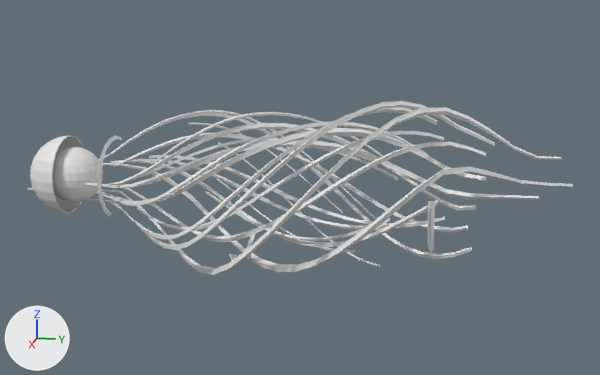
An edit to the OBJ model Assets/Models/UpperArm/bras_0006.obj, drawn before and after from the same camera.
Before and after are seen from a 50 mm lens placed at (1.3, 0.301, 0.321), pointed at (0.01, 0.043, -0.001). Arrows for +X, +Y and +Z are at lower left; the lights stay in place. Where no turn or scale is listed for an object, it has been applied to the vertices. Vertices at the same position are counted once.

Before the edit, the objects in view are built like this:
```python
me_bras_0006 = bpy.data.meshes.new('bras_0006')
me_bras_0006.from_pydata(...)  # 2687 vertices, 2743 faces; spans x -0.13..0.163, y -0.437..0.461, z -0.144..0.144
ob_bras_0006 = bpy.data.objects.new('bras_0006', me_bras_0006)
ob_bras_0006.location = (0.0, 0.0, 0.0)
```
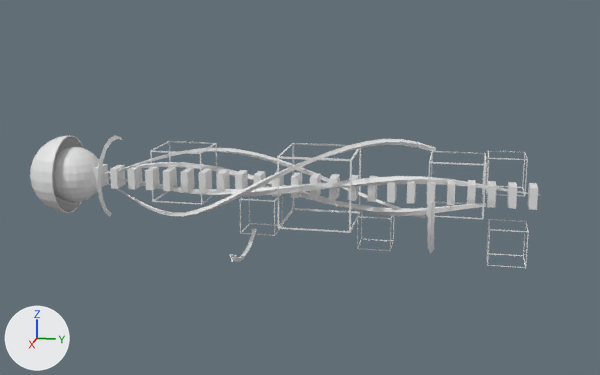
What changed in the scene script:
```text
Change me_bras_0006:
    remove me_bras_0006.from_pydata(...)  # 2687 vertices, 2743 faces; spans x -0.13..0.163, y -0.437..0.461, z -0.144..0.144
    add me_bras_0006.from_pydata(...)  # 1347 vertices, 1268 faces; spans x -0.132..0.1, y -0.437..0.421, z -0.131..0.083
    me_bras_0006 part 1: a new loose piece, a box spanning x -0.017..0.017, y -0.314..-0.302, z -0.017..0.017
    me_bras_0006 part 2: a new loose piece, a box spanning x -0.017..0.017, y -0.283..-0.271, z -0.017..0.017
    me_bras_0006 part 3: a new loose piece, a box spanning x -0.017..0.017, y -0.251..-0.239, z -0.017..0.017
    me_bras_0006 part 4: a new loose piece, a box spanning x -0.017..0.017, y -0.22..-0.208, z -0.017..0.017
    me_bras_0006 part 5: a new loose piece, a box spanning x -0.017..0.017, y -0.189..-0.177, z -0.017..0.017
    me_bras_0006 part 6: a new loose piece, a box spanning x -0.017..0.017, y -0.158..-0.146, z -0.017..0.017
    me_bras_0006 part 7: a new loose piece, a box spanning x -0.017..0.017, y -0.127..-0.115, z -0.017..0.017
    me_bras_0006 part 8: a new loose piece, a box spanning x -0.017..0.017, y -0.096..-0.084, z -0.017..0.017
    me_bras_0006 part 9: a new loose piece, a box spanning x -0.017..0.017, y -0.064..-0.052, z -0.017..0.017
    me_bras_0006 part 10: a new loose piece, a box spanning x -0.017..0.017, y -0.033..-0.021, z -0.017..0.017
    me_bras_0006 part 11: a new loose piece, a box spanning x -0.017..0.017, y -0.002..0.01, z -0.017..0.017
    me_bras_0006 part 12: a new loose piece, a box spanning x -0.017..0.017, y 0.029..0.041, z -0.017..0.017
    me_bras_0006 part 13: a new loose piece, a box spanning x -0.017..0.017, y 0.06..0.072, z -0.017..0.017
    me_bras_0006 part 14: a new loose piece, a box spanning x -0.017..0.017, y 0.092..0.104, z -0.017..0.017
    me_bras_0006 part 15: a new loose piece, a box spanning x -0.017..0.017, y 0.123..0.135, z -0.017..0.017
    me_bras_0006 part 16: a new loose piece, a box spanning x -0.017..0.017, y 0.154..0.166, z -0.017..0.017
    me_bras_0006 part 17: a new loose piece, a box spanning x -0.017..0.017, y 0.185..0.197, z -0.017..0.017
    me_bras_0006 part 18: a new loose piece, a box spanning x -0.017..0.017, y 0.216..0.228, z -0.017..0.017
    me_bras_0006 part 19: a new loose piece, a box spanning x -0.017..0.017, y 0.247..0.259, z -0.017..0.017
    me_bras_0006 part 20: a new loose piece, a box spanning x -0.017..0.017, y 0.279..0.291, z -0.017..0.017
    me_bras_0006 part 21: a new loose piece, a box spanning x -0.017..0.017, y 0.31..0.322, z -0.017..0.017
    me_bras_0006 part 22: a new loose piece, a box spanning x -0.017..0.017, y 0.341..0.353, z -0.017..0.017
    me_bras_0006 part 23: a new loose piece, a box spanning x -0.017..0.017, y 0.372..0.384, z -0.017..0.017
    me_bras_0006 part 24: a new loose piece, a box spanning x -0.017..0.017, y 0.403..0.415, z -0.017..0.017
    me_bras_0006 part 25: the loose piece of 98 vertices spanning x -0.086..0.03, y -0.272..0.314, z -0.071..0.078 is rebuilt with 98 vertices and now spans x -0.059..0.017, y -0.298..0.245, z -0.05..0.054
    me_bras_0006 part 26: the loose piece of 98 vertices spanning x -0.064..0.041, y -0.29..0.192, z -0.068..0.027 is rebuilt with 98 vertices and now spans x -0.043..0.023, y -0.437..0.339, z -0.043..0.025
    me_bras_0006 part 27: the loose piece of 98 vertices spanning x -0.061..0.136, y -0.353..0.256, z -0.086..0.135 is rebuilt with 98 vertices and now spans x -0.034..0.084, y -0.353..0.256, z -0.052..0.083
    me_bras_0006 part 28: the loose piece of 98 vertices spanning x -0.07..0.059, y -0.416..0.421, z -0.022..0.075 is rebuilt with 98 vertices and now spans x -0.007..0.026, y -0.416..0.421, z -0.023..0.024
    me_bras_0006 part 29: a new loose piece of 32 vertices spanning x -0.017..0.042, y 0.345..0.403, z -0.104..-0.045
    me_bras_0006 part 30: a new loose piece of 32 vertices spanning x -0.021..0.038, y -0.052..0.007, z -0.077..-0.019
    me_bras_0006 part 31: a new loose piece of 32 vertices spanning x -0.047..0.012, y 0.339..0.397, z 0.002..0.06
    me_bras_0006 part 32: a new loose piece of 32 vertices spanning x -0.028..0.058, y 0.251..0.335, z -0.025..0.06
    me_bras_0006 part 33: a new loose piece of 32 vertices spanning x -0.028..0.058, y -0.193..-0.108, z -0.025..0.06
    me_bras_0006 part 34: a new loose piece of 32 vertices spanning x -0.132..-0.073, y 0.127..0.185, z -0.127..-0.069
    me_bras_0006 part 35: a new loose piece of 32 vertices spanning x -0.059..0.059, y 0.016..0.133, z -0.059..0.059
    me_bras_0006 part 36: 1764 vertices removed from x -0.13..0.163, y -0.437..0.461, z -0.144..0.144
```

Where the change shows, as pixel boxes (x1, y1, x2, y2) in the pictures (600 x 375 px):
'bras_0006', reshaped (6% narrower, 23% shorter): before (27, 101, 573, 275); after (30, 135, 541, 268)
part 1 of me_bras_0006, added: after (93, 164, 109, 188)
part 2 of me_bras_0006, added: after (110, 165, 126, 189)
part 3 of me_bras_0006, added: after (127, 167, 142, 190)
part 4 of me_bras_0006, added: after (145, 167, 160, 190)
part 5 of me_bras_0006, added: after (163, 167, 177, 191)
part 6 of me_bras_0006, added: after (180, 168, 195, 192)
part 7 of me_bras_0006, added: after (198, 169, 212, 193)
part 8 of me_bras_0006, added: after (217, 169, 230, 193)
part 9 of me_bras_0006, added: after (235, 170, 248, 190)
part 10 of me_bras_0006, added: after (253, 171, 266, 188)
part 11 of me_bras_0006, added: after (272, 172, 284, 197)
part 12 of me_bras_0006, added: after (291, 172, 302, 198)
part 13 of me_bras_0006, added: after (310, 173, 321, 199)
part 14 of me_bras_0006, added: after (329, 174, 340, 200)
part 15 of me_bras_0006, added: after (348, 175, 359, 201)
part 16 of me_bras_0006, added: after (367, 176, 378, 202)
part 17 of me_bras_0006, added: after (387, 181, 397, 203)
part 18 of me_bras_0006, added: after (407, 182, 416, 204)
part 19 of me_bras_0006, added: after (427, 182, 436, 204)
part 20 of me_bras_0006, added: after (447, 179, 456, 206)
part 21 of me_bras_0006, added: after (467, 180, 476, 205)
part 22 of me_bras_0006, added: after (487, 181, 496, 208)
part 23 of me_bras_0006, added: after (507, 182, 517, 209)
part 24 of me_bras_0006, added: after (527, 183, 538, 210)
